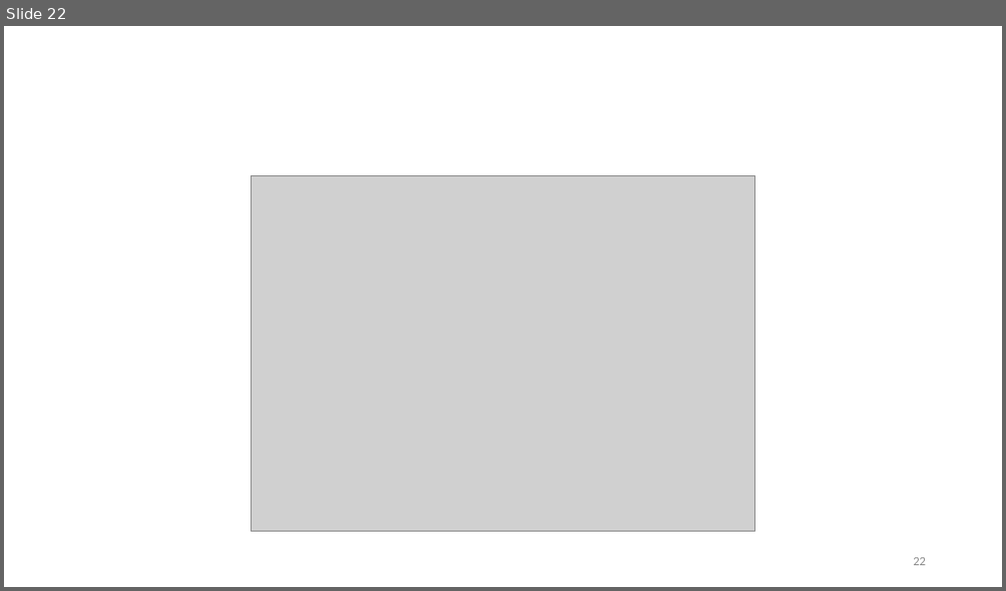
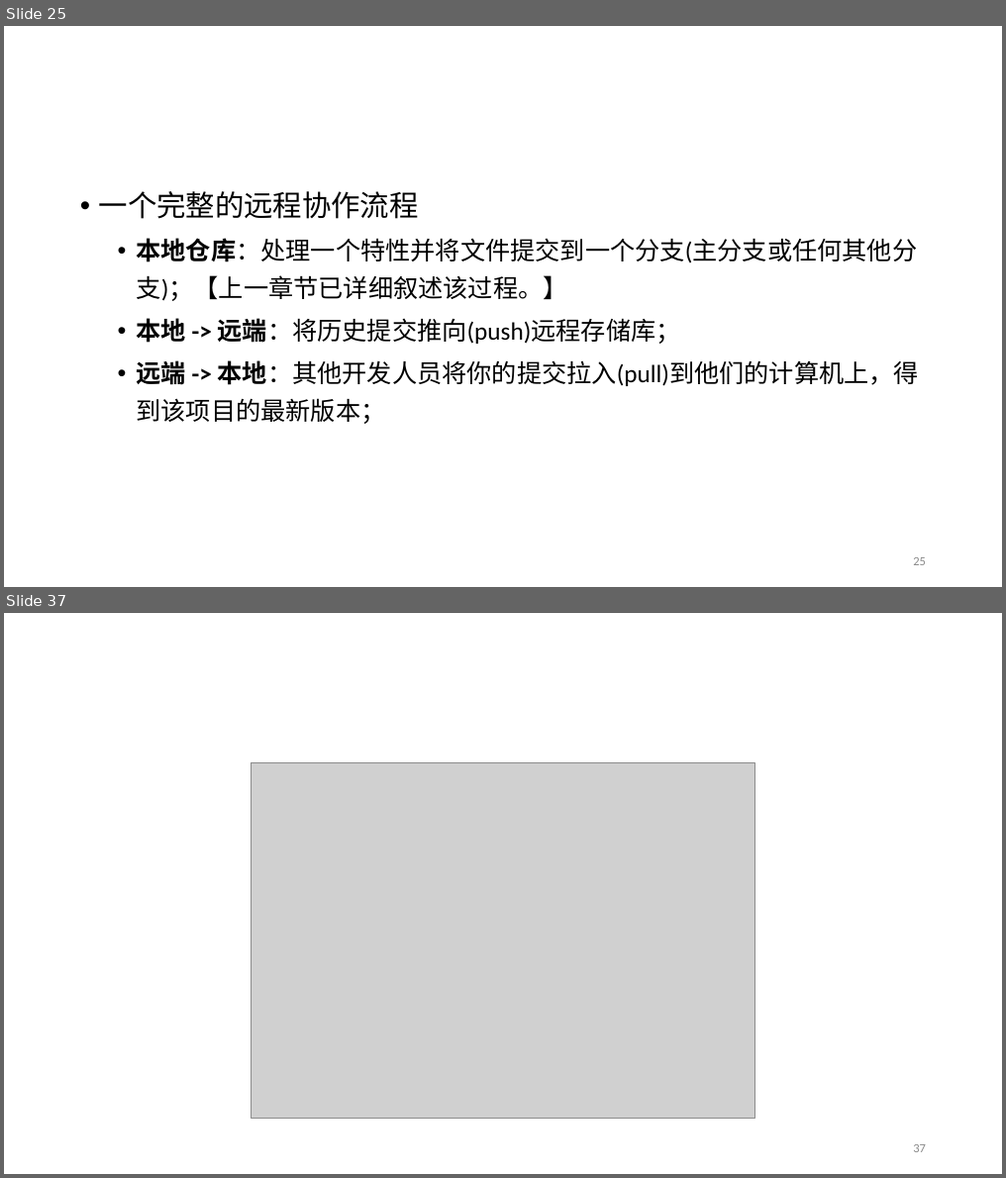
Before and after one commit to fantasysee/Git4Beginners_ICAIS, a slide deck: Git_Tutorial_ICAIS.pptx. Shown one above the other, each under a label of ours: slide 22 before the commit, slides 25 and 37 after it; the slides between them are not shown. The pictures are 1006x591 and 1006x1178 pixels, drawn with LibreOffice and Linux fonts; fonts in the diff are those of the drawing; grey boxes stand for pictures; background and template pictures are left out. Boxes give left, top, right and bottom in pixels: in the first picture for what was removed or moved away, otherwise in the second. Text is boxed around its words. In the diff, an @@ line names an element or a change of style, - is before the commit and + after.

```diff
--- a/Git_Tutorial_ICAIS.pptx
+++ b/Git_Tutorial_ICAIS.pptx
@@ slide 25 added at [4,26,1002,587], background #FFFFFF @@
@@ title added at [291,48,762,82], 44 pt, text #FFFFFF, bold @@
+Local Repo
@@ text added at [99,191,920,424], 24 pt, text #000000 @@
+• 一个完整的远程协作流程
+  • 本地仓库：处理一个特性并将文件提交到一个分支(主分支或任何其他分支)；【上一章节已详细叙述该过程。】
+  • 本地 -> 远端：将历史提交推向(push)远程存储库；
+  • 远端 -> 本地：其他开发人员将你的提交拉入(pull)到他们的计算机上，得到该项目的最新版本；
@@ page number added at [913,558,926,566], 12 pt, text #8C8C8C @@
+25
@@ what was slide 22 is now slide 37 @@
@@ page number at [913,1145,926,1153]: text changed @@
-22
+37
```
Also in this commit, not shown: 7 slides changed, 14 other slides added, 6 other files.
